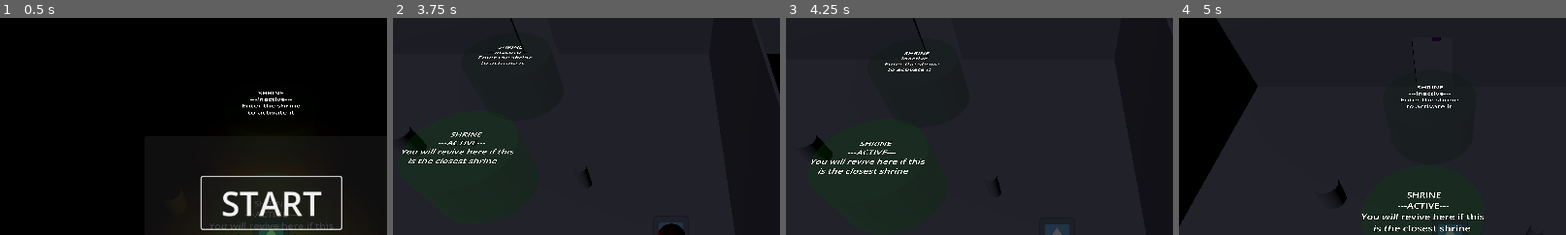
Above: before the commit, frames 1-4 (left to right).
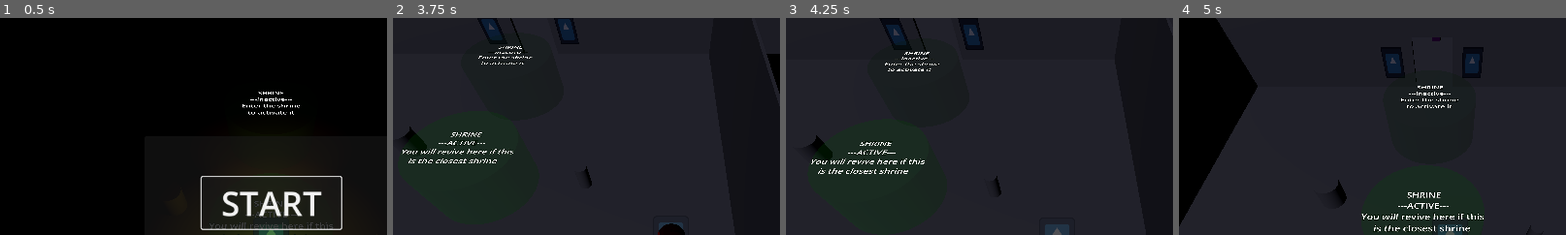
Above: after the commit, the same moments.

Repository: Rusty-Rat-Studios/dead-living-and-dying
Game: Godot game, scene res://game.tscn
The game is run twice, just before and just after one commit, with the same random seed, the same clock (stepped at 60 frames per second) and the same inputs. The engine's default icon, where the game draws it, is replaced by a stand-in: a white triangle on a blue panel in a dark square.
Inputs (mouse positions are % of the whole screen's width and height, from its top left):
- Up to frame 1 (0.5 s): no input
- Up to frame 2 (3.75 s): click "START" at 0.5 s; tap Enter at 1.25 s; move the mouse to (72, 45) at 1.27 s; hold Right (ui_right) 1.28-2.03 s; tap E (interact) at 1.35, 2.85 s; tap Keypad Enter (ui_accept) at 1.52, 2.27 s; move the mouse to (30, 55) at 2.02 s; hold Down (ui_down) 2.03-2.78 s; tap Tab at 2.1, 3.6 s; move the mouse to (60, 28) at 2.77 s; hold Right (ui_right) 2.78-3.53 s; move the mouse to (45, 70) at 3.52 s; hold Up (ui_up) from 3.53 s (still down)
- Up to frame 3 (4.25 s): keep holding Up (ui_up); tap Keypad Enter (ui_accept) at 3.77 s
- Up to frame 4 (5 s): move the mouse to (80, 65) at 4.27 s; release Up (ui_up) at 4.28 s; hold Left (ui_left) from 4.28 s (still down); tap E (interact) at 4.35 s; tap Keypad Enter (ui_accept) at 4.52 s
The pictures show only the part of the screen within x 15-65%, y 0-50%; the shares and areas given below are measured in that part.

Frame 1 is identical in both runs. In frame 2, 0.1% of the frame differs, in the area x 21-49%, y 0-13%; in frame 3, 0.2%; in frame 4, 0.3%, in the area x 52-79%, y 13-28%.

Commit message:
Add basic 'wall painting' scene and add to rooms

Diff:
--- a/game.tscn
+++ b/game.tscn
@@ -16,6 +16,7 @@
 [ext_resource type="PackedScene" uid="uid://c75eretp0162f" path="res://items/item.tscn" id="13_7hjh7"]
 [ext_resource type="PackedScene" uid="uid://bcep1wbs2caas" path="res://possessable/possessable.tscn" id="13_66ase"]
 [ext_resource type="PackedScene" uid="uid://dic5onsop66y4" path="res://ui/game_menu.tscn" id="13_owhbc"]
+[ext_resource type="PackedScene" uid="uid://kqqw3rvpgis6" path="res://possessable/wall_painting.tscn" id="14_4x2p3"]
 [ext_resource type="PackedScene" uid="uid://c1hur2s8mgagv" path="res://possessable/attack/throwable.tscn" id="14_23qy6"]
 [ext_resource type="PackedScene" uid="uid://bfmkrask6gxl3" path="res://possessable/attack/ranged.tscn" id="15_lv48w"]
 [ext_resource type="PackedScene" uid="uid://bwmbngtw81o3y" path="res://ui/debug_console.tscn" id="15_rbtf5"]
@@ -100,6 +101,12 @@
 [node name="Item" parent="WorldGrid/RoomBottom" instance=ExtResource("13_7hjh7")]
 transform = Transform3D(1, 0, 0, 0, 1, 0, 0, 0, 1, -4, 0.5, -2)
 
+[node name="WallPainting" parent="WorldGrid/RoomBottom" instance=ExtResource("14_4x2p3")]
+transform = Transform3D(1, 0, 0, 0, 1, 0, 0, 0, 1, 2, 1.5, -9.85)
+
+[node name="WallPainting2" parent="WorldGrid/RoomBottom" instance=ExtResource("14_4x2p3")]
+transform = Transform3D(1, 0, 0, 0, 1, 0, 0, 0, 1, -2, 1.5, -9.85)
+
 [node name="RoomCenter" type="Node3D" parent="WorldGrid"]
 transform = Transform3D(1, 0, 0, 0, 1, 0, 0, 0, 1, 0, 0, -20)
 script = ExtResource("10_uwref")
@@ -242,6 +249,33 @@
 [node name="Throwable" parent="WorldGrid/RoomRight" instance=ExtResource("14_23qy6")]
 transform = Transform3D(1, 0, 0, 0, 1, 0, 0, 0, 1, 0, 0.25, 0)
 
+[node name="WallPainting" parent="WorldGrid/RoomRight" instance=ExtResource("14_4x2p3")]
+transform = Transform3D(1, 0, 0, 0, 1, 0, 0, 0, 1, -6, 1.5, -9.85)
+
+[node name="WallPainting2" parent="WorldGrid/RoomRight" instance=ExtResource("14_4x2p3")]
+transform = Transform3D(1, 0, 0, 0, 1, 0, 0, 0, 1, -8, 1.5, -9.85)
+
+[node name="WallPainting3" parent="WorldGrid/RoomRight" instance=ExtResource("14_4x2p3")]
+transform = Transform3D(1, 0, 0, 0, 1, 0, 0, 0, 1, -2, 1.5, -9.85)
+
+[node name="WallPainting4" parent="WorldGrid/RoomRight" instance=ExtResource("14_4x2p3")]
+transform = Transform3D(1, 0, 0, 0, 1, 0, 0, 0, 1, -4, 1.5, -9.85)
+
+[node name="WallPainting5" parent="WorldGrid/RoomRight" instance=ExtResource("14_4x2p3")]
+transform = Transform3D(1, 0, 0, 0, 1, 0, 0, 0, 1, 2, 1.5, -9.85)
+
+[node name="WallPainting6" parent="WorldGrid/RoomRight" instance=ExtResource("14_4x2p3")]
+transform = Transform3D(1, 0, 0, 0, 1, 0, 0, 0, 1, 0, 1.5, -9.85)
+
+[node name="WallPainting7" parent="WorldGrid/RoomRight" instance=ExtResource("14_4x2p3")]
+transform = Transform3D(1, 0, 0, 0, 1, 0, 0, 0, 1, 6, 1.5, -9.85)
+
+[node name="WallPainting8" parent="WorldGrid/RoomRight" instance=ExtResource("14_4x2p3")]
+transform = Transform3D(1, 0, 0, 0, 1, 0, 0, 0, 1, 4, 1.5, -9.85)
+
+[node name="WallPainting9" parent="WorldGrid/RoomRight" instance=ExtResource("14_4x2p3")]
+transform = Transform3D(1, 0, 0, 0, 1, 0, 0, 0, 1, 8, 1.5, -9.85)
+
 [node name="RoomTop" type="Node3D" parent="WorldGrid"]
 transform = Transform3D(1, 0, 0, 0, 1, 0, 0, 0, 1, 0, 0, -40)
 
--- /dev/null
+++ b/possessable/wall_painting.tscn
@@ -0,0 +1,26 @@
+[gd_scene load_steps=6 format=3 uid="uid://kqqw3rvpgis6"]
+
+[ext_resource type="PackedScene" uid="uid://bfmkrask6gxl3" path="res://possessable/attack/ranged.tscn" id="1_y53pr"]
+[ext_resource type="Texture2D" uid="uid://cey8vsju0vbgx" path="res://icon.svg" id="2_qflqu"]
+
+[sub_resource type="StandardMaterial3D" id="StandardMaterial3D_k1s5y"]
+albedo_texture = ExtResource("2_qflqu")
+
+[sub_resource type="PlaneMesh" id="PlaneMesh_8m504"]
+material = SubResource("StandardMaterial3D_k1s5y")
+size = Vector2(1, 1.5)
+orientation = 2
+
+[sub_resource type="BoxShape3D" id="BoxShape3D_w35e6"]
+size = Vector3(0.5, 0.5, 0.5)
+
+[node name="WallPainting" instance=ExtResource("1_y53pr")]
+gravity_scale = 0.0
+
+[node name="MeshInstance3D" parent="." index="0"]
+cast_shadow = 0
+mesh = SubResource("PlaneMesh_8m504")
+
+[node name="CollisionShape3D" parent="." index="1"]
+transform = Transform3D(1, 0, 0, 0, 1, 0, 0, 0, 1, 0, 0, 0.25)
+shape = SubResource("BoxShape3D_w35e6")
Not shown: 1 places in game.tscn that only renumber resources
